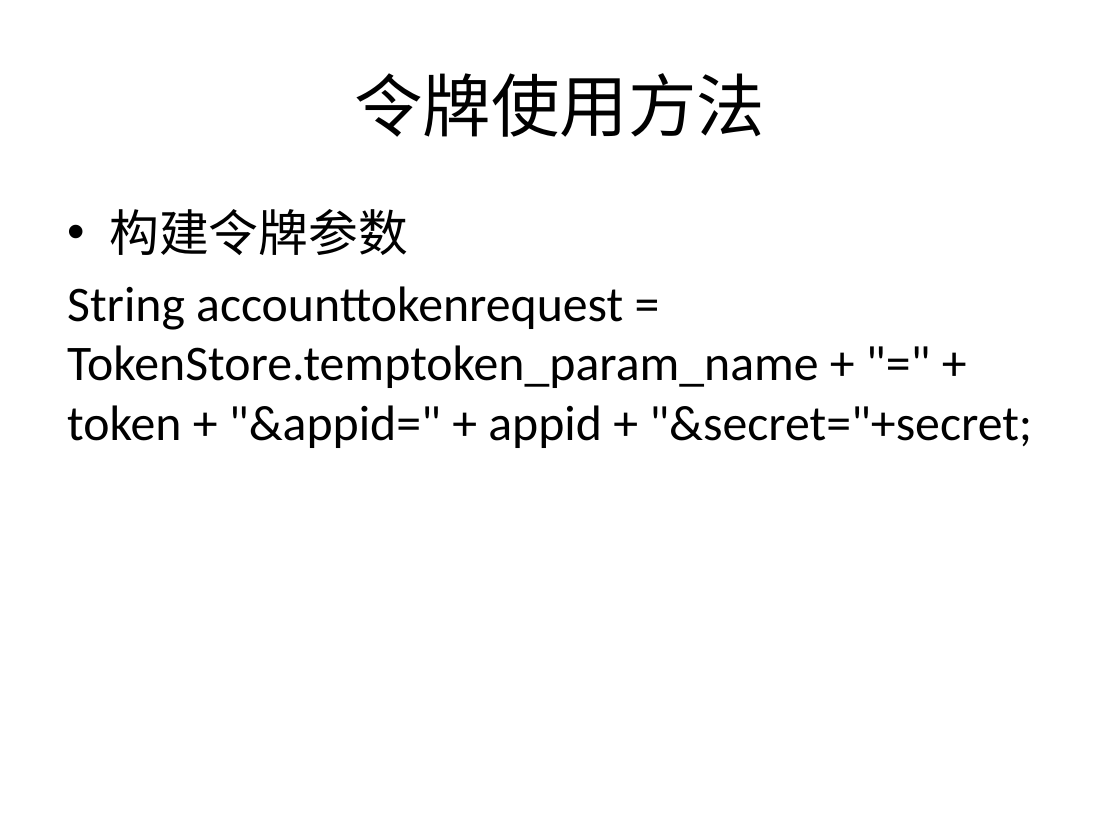
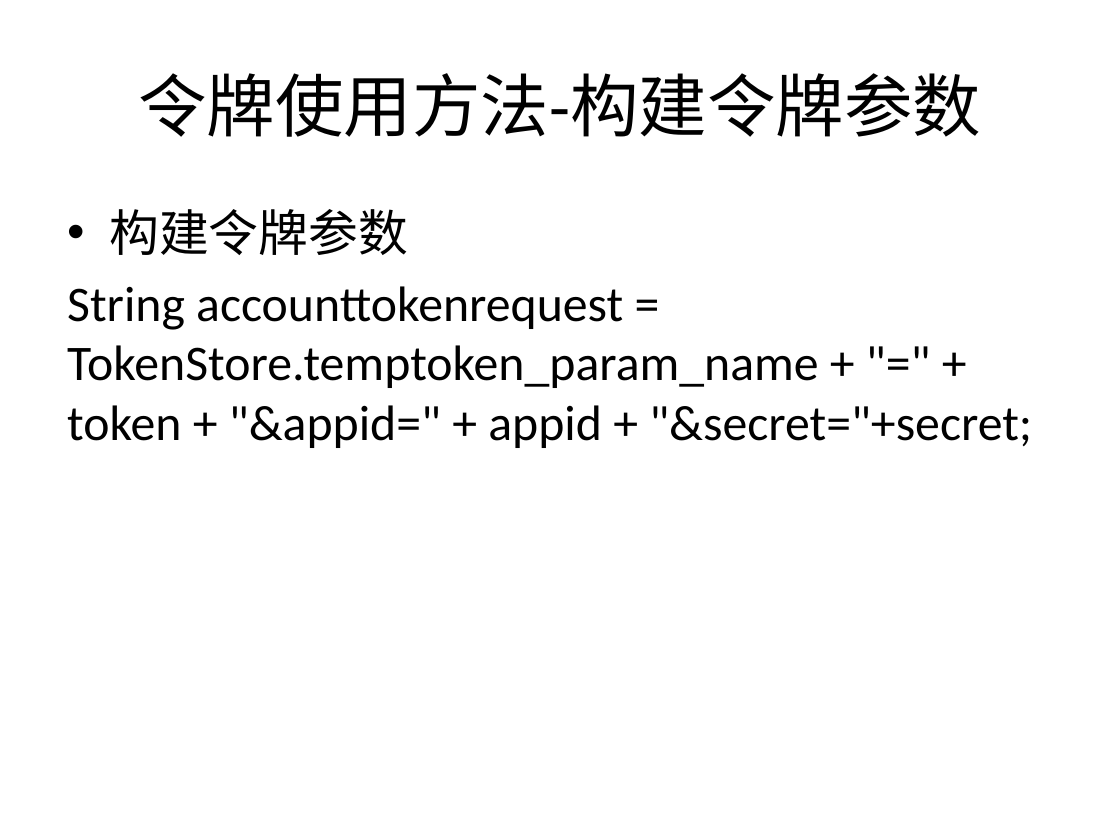
Before and after one commit to bbossgroups/bboss, a slide deck: slide 9 of 文档/令牌管理.pptx (slide 7 before the commit). Drawn at 1120x840 pixels with LibreOffice and Linux fonts; fonts in the diff are those of the drawing. Boxes give left, top, right and bottom in pixels: in the first picture for what was removed or moved away, otherwise in the second. Text is boxed around its words. In the diff, an @@ line names an element or a change of style, - is before the commit and + after.

Commit message:
1.完善mongodb过期令牌检测机制并增加测试用例 2.完善令牌管理文档

```diff
--- a/文档/令牌管理.pptx
+++ b/文档/令牌管理.pptx
@@ title at bbox=[138, 73, 981, 137]: text changed @@
-令牌使用方法
+令牌使用方法-构建令牌参数
```
Also in this commit, not shown: 8 other slides changed, 6 slides added, 3 other files.
